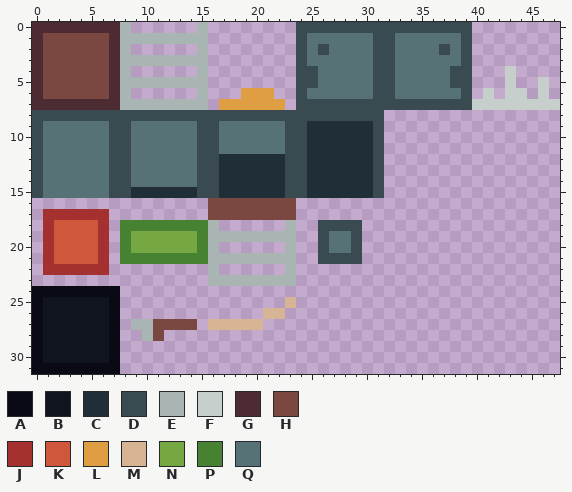
One commit to this pixel-art sprite: assets_raw/textures/level.png. The picture above was drawn from the file before the commit.
The file is 48x32 pixels.
Palette (. is transparent): A #090a14  B #10141f  C #202e37  D #394a50  E #a8b5b2  F #c7cfcc  G #4d2b32  H #7a4841  J #a53030  K #cf573c  L #de9e41  M #d7b594  N #75a743  P #468232  Q #577277
After the commit:
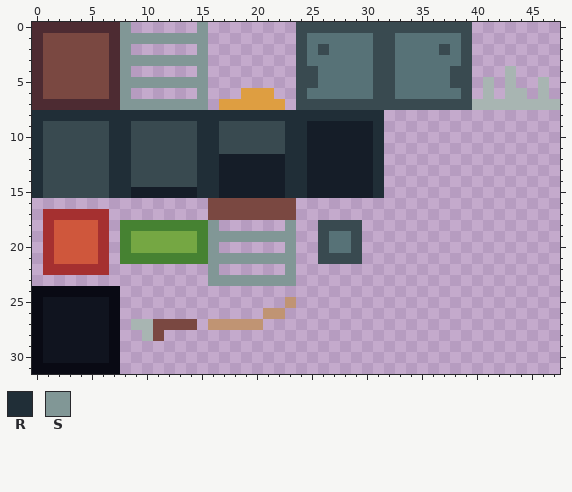
Colours new in this view: R #202e37  S #819796
Edits made:
@@ palette @@
-C #202e37
+C #151d28
-M #d7b594
+M #c09473
@@ x 0..47 @@
- 0 GGGGGGGGE......E........DDDDDDDDDDDDDDDD........
- 1 GHHHHHHGEEEEEEEE........DQQQQQQDDQQQQQQD........
- 2 GHHHHHHGE......E........DQDQQQQDDQQQQDQD........
- 3 GHHHHHHGEEEEEEEE........DQQQQQQDDQQQQQQD........
- 4 GHHHHHHGE......E........DDQQQQQDDQQQQQDD...F....
- 5 GHHHHHHGEEEEEEEE........DDQQQQQDDQQQQQDD...F..F.
- 6 GHHHHHHGE......E...LLL..DQQQQQQDDQQQQQQD.F.FF.F.
- 7 GGGGGGGGEEEEEEEE.LLLLLL.DDDDDDDDDDDDDDDDFFFFFFFF
- 8 DDDDDDDDDDDDDDDDDDDDDDDDDDDDDDDD................
- 9 DQQQQQQDDQQQQQQDDQQQQQQDDCCCCCCD................
-10 DQQQQQQDDQQQQQQDDQQQQQQDDCCCCCCD................
-11 DQQQQQQDDQQQQQQDDQQQQQQDDCCCCCCD................
-12 DQQQQQQDDQQQQQQDDCCCCCCDDCCCCCCD................
-13 DQQQQQQDDQQQQQQDDCCCCCCDDCCCCCCD................
-14 DQQQQQQDDQQQQQQDDCCCCCCDDCCCCCCD................
-15 DQQQQQQDDCCCCCCDDCCCCCCDDCCCCCCD................
+ 0 GGGGGGGGS......S........DDDDDDDDDDDDDDDD........
+ 1 GHHHHHHGSSSSSSSS........DQQQQQQDDQQQQQQD........
+ 2 GHHHHHHGS......S........DQDQQQQDDQQQQDQD........
+ 3 GHHHHHHGSSSSSSSS........DQQQQQQDDQQQQQQD........
+ 4 GHHHHHHGS......S........DDQQQQQDDQQQQQDD...E....
+ 5 GHHHHHHGSSSSSSSS........DDQQQQQDDQQQQQDD.E.E..E.
+ 6 GHHHHHHGS......S...LLL..DQQQQQQDDQQQQQQD.E.EE.E.
+ 7 GGGGGGGGSSSSSSSS.LLLLLL.DDDDDDDDDDDDDDDDEEEEEEEE
+ 8 RRRRRRRRRRRRRRRRRRRRRRRRRRRRRRRR................
+ 9 RDDDDDDRRDDDDDDRRDDDDDDRRCCCCCCR................
+10 RDDDDDDRRDDDDDDRRDDDDDDRRCCCCCCR................
+11 RDDDDDDRRDDDDDDRRDDDDDDRRCCCCCCR................
+12 RDDDDDDRRDDDDDDRRCCCCCCRRCCCCCCR................
+13 RDDDDDDRRDDDDDDRRCCCCCCRRCCCCCCR................
+14 RDDDDDDRRDDDDDDRRCCCCCCRRCCCCCCR................
+15 RDDDDDDRRCCCCCCRRCCCCCCRRCCCCCCR................
 16 ................HHHHHHHH........................
 17 .JJJJJJ.........HHHHHHHH........................
-18 .JKKKKJ.PPPPPPPPE......E..DDDD..................
-19 .JKKKKJ.PNNNNNNPEEEEEEEE..DQQD..................
-20 .JKKKKJ.PNNNNNNPE......E..DQQD..................
-21 .JKKKKJ.PPPPPPPPEEEEEEEE..DDDD..................
-22 .JJJJJJ.........E......E........................
-23 ................EEEEEEEE........................
+18 .JKKKKJ.PPPPPPPPS......S..DDDD..................
+19 .JKKKKJ.PNNNNNNPSSSSSSSS..DQQD..................
+20 .JKKKKJ.PNNNNNNPS......S..DQQD..................
+21 .JKKKKJ.PPPPPPPPSSSSSSSS..DDDD..................
+22 .JJJJJJ.........S......S........................
+23 ................SSSSSSSS........................
 24 AAAAAAAA........................................
